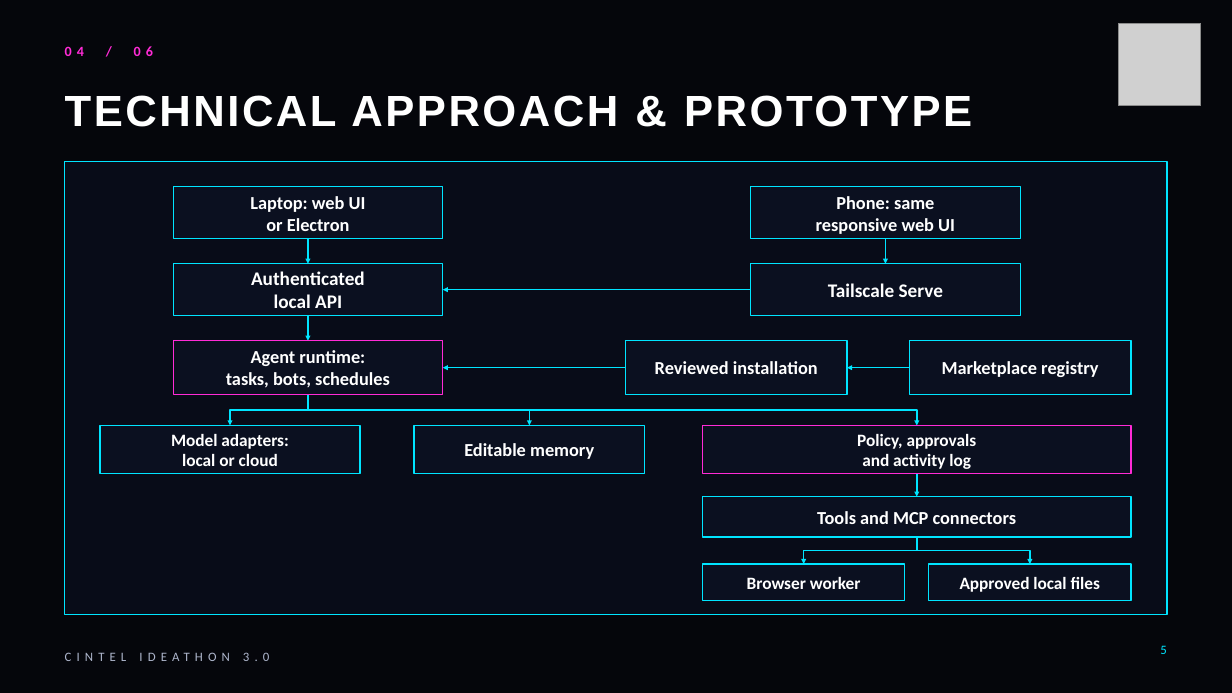
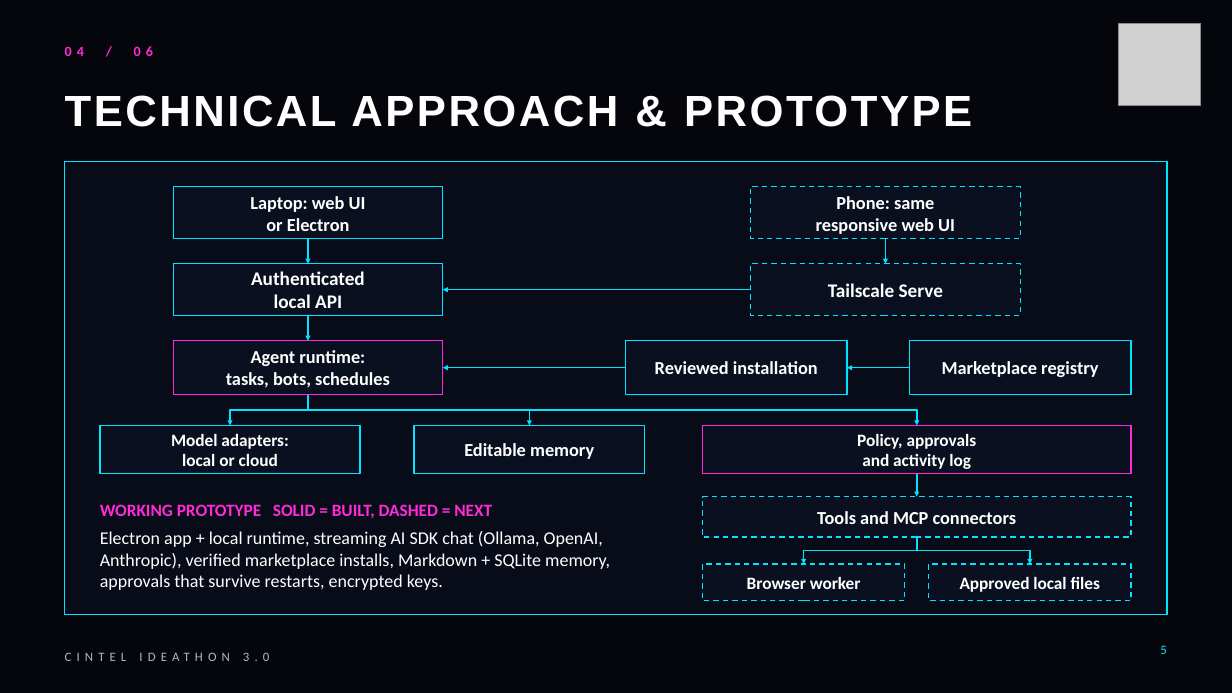
Before and after one commit to solnikhil/Socius, a slide deck: slide 5 of docs/pitch/ideathon-3.0/Socius_Ideathon_3.0_HQ_Final.pptx. Drawn at 1232x693 pixels with LibreOffice and Linux fonts; fonts in the diff are those of the drawing; grey boxes stand for pictures; background and template pictures are left out. Boxes give left, top, right and bottom in pixels: in the first picture for what was removed or moved away, otherwise in the second. Text is boxed around its words. In the diff, an @@ line names an element or a change of style, - is before the commit and + after.

```diff
--- a/docs/pitch/ideathon-3.0/Socius_Ideathon_3.0_HQ_Final.pptx
+++ b/docs/pitch/ideathon-3.0/Socius_Ideathon_3.0_HQ_Final.pptx
@@ text added at (100, 504, 492, 518), 13.5 pt, text #FF2BD6, bold @@
+WORKING PROTOTYPE SOLID = BUILT, DASHED = NEXT
@@ text added at (100, 531, 610, 590), 14 pt, text #FFFFFF @@
+Electron app + local runtime, streaming AI SDK chat (Ollama, OpenAI, Anthropic), verified marketplace installs, Markdown + SQLite memory, approvals that survive restarts, encrypted keys.
@@ outline #00E5FF 1.05 pt to #00E5FF 1.05 pt dashed in 5 elements at (750, 187, 1020, 238), (750, 263, 1020, 315), (702, 497, 1131, 538), (702, 564, 905, 601), (929, 564, 1131, 601) @@
```
Also in this commit, not shown: 6 other slides changed, 10 other files.
